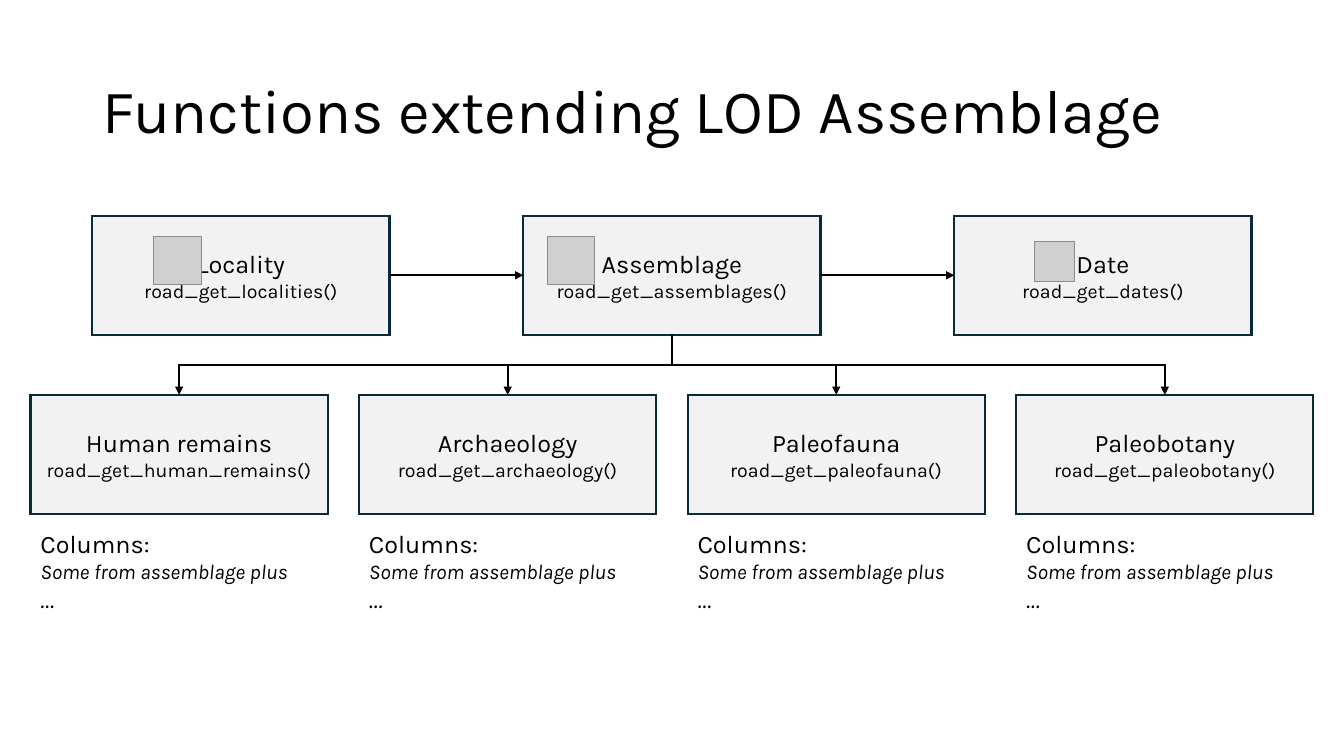
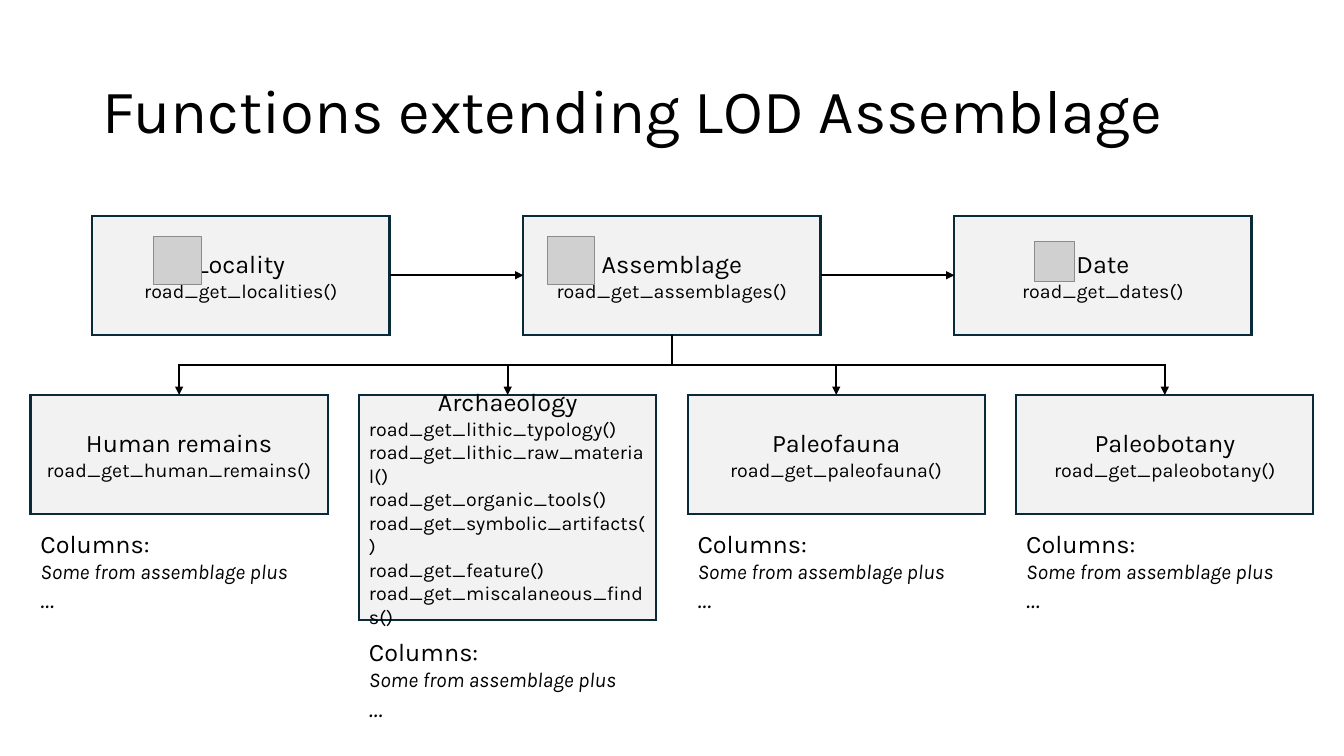
Before and after one commit to sommergeo/roadDB, a slide deck: slide 8 of docs/2024-12-02_Background.pptx. Drawn at 1344x756 pixels with LibreOffice and Linux fonts; fonts in the diff are those of the drawing; grey boxes stand for pictures. Boxes give left, top, right and bottom in pixels: in the first picture for what was removed or moved away, otherwise in the second. Text is boxed around its words. In the diff, an @@ line names an element or a change of style, - is before the commit and + after.

Commit message:
replace road_get_archaeology
Replace road_get_archaeology() with six functions

```diff
--- a/docs/2024-12-02_Background.pptx
+++ b/docs/2024-12-02_Background.pptx
@@ rectangle "Archaeology": place and size @@
-rectangle "Archaeology" at (359,395,656,514)
+rectangle "Archaeology" at (359,395,656,620)
@@ text in rectangle at (369,389,645,605): text changed @@
-Archaeology
-road_get_archaeology()
+Archaeology
+road_get_lithic_typology()
+road_get_lithic_raw_material()
+road_get_organic_tools()
+road_get_symbolic_artifacts()
+road_get_feature()
+road_get_miscalaneous_finds()
@@ text "Columns:": place and size @@
-text "Columns:" at (369,535,616,584)
+text "Columns:" at (369,643,616,692)
```
Also in this commit, not shown: 1 other file.
